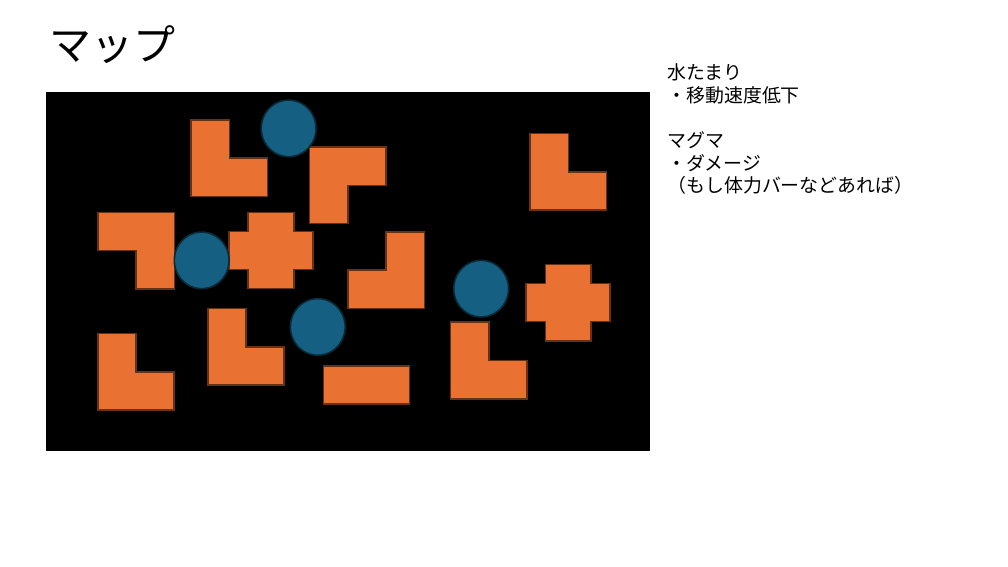
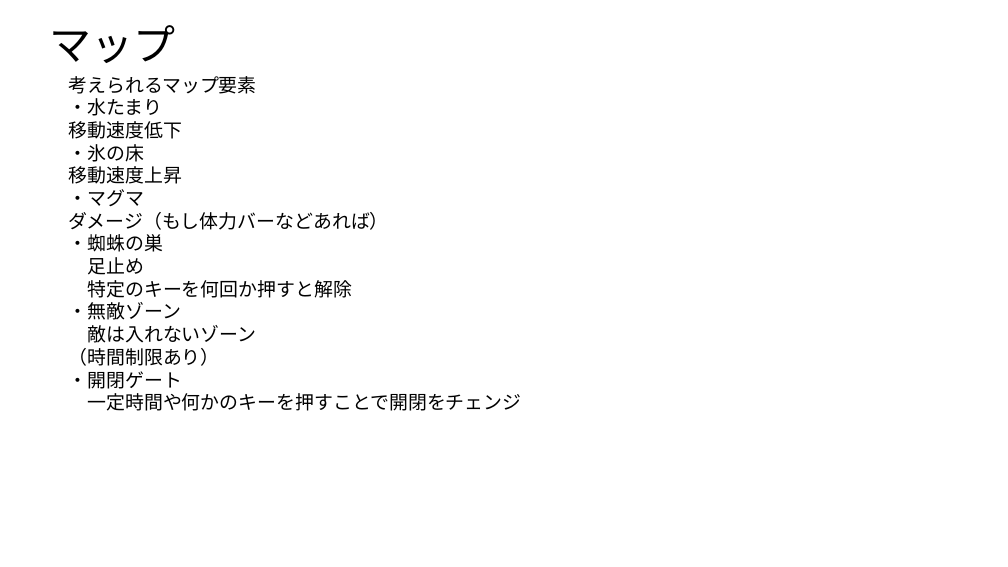
Before and after one commit to NomuraYuk1/team04, a slide deck: slide 1 of materials/map.pptx. Drawn at 1008x567 pixels with LibreOffice and Linux fonts; fonts in the diff are those of the drawing. Boxes give left, top, right and bottom in pixels: in the first picture for what was removed or moved away, otherwise in the second. Text is boxed around its words. In the diff, an @@ line names an element or a change of style, - is before the commit and + after.

Commit message:
マップの資料を更新

```diff
--- a/materials/map.pptx
+++ b/materials/map.pptx
@@ text at (69,76,521,411): text changed @@
-水たまり
-・移動速度低下
-マグマ
-・ダメージ
-（もし体力バーなどあれば）
+考えられるマップ要素
+・水たまり
+移動速度低下
+・氷の床
+移動速度上昇
+・マグマ
+ダメージ（もし体力バーなどあれば）
+・蜘蛛の巣
+足止め
+特定のキーを何回か押すと解除
+・無敵ゾーン
+敵は入れないゾーン
+（時間制限あり）
+・開閉ゲート
+一定時間や何かのキーを押すことで開閉をチェンジ
@@ ellipse removed at (262,100,316,157) @@
@@ ellipse removed at (175,232,229,289) @@
@@ ellipse removed at (454,260,508,317) @@
@@ group removed at (47,93,650,451): 8 corners, 2 pluses, 1 rectangle @@
@@ ellipse removed at (290,299,345,355) @@
@@ rectangle removed at (324,366,409,404) @@
```
Also in this commit, not shown: 2 slides added.
